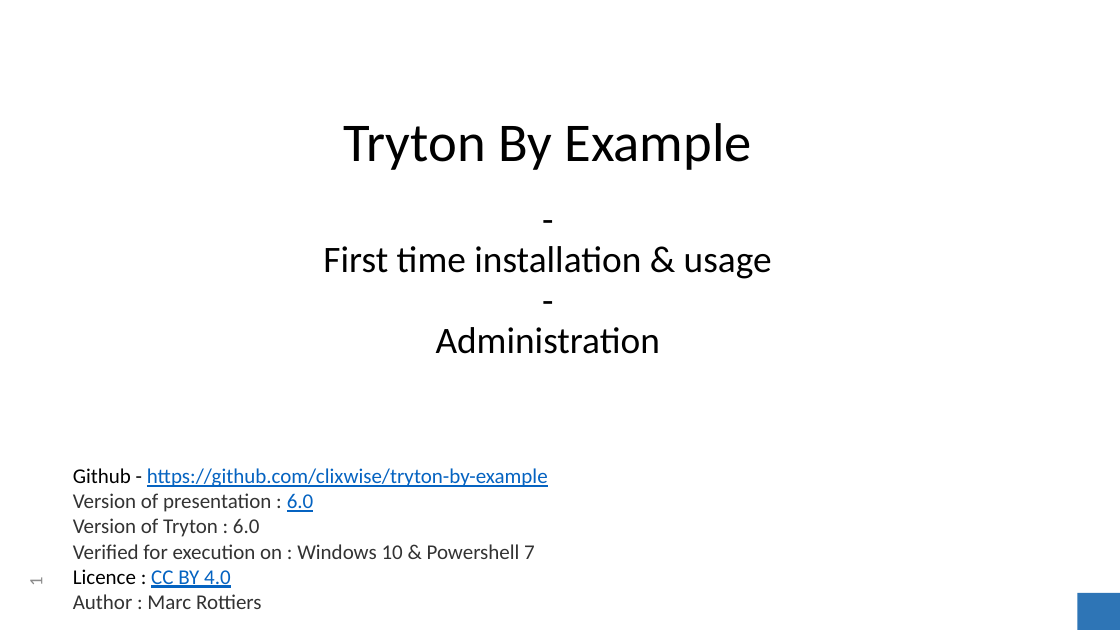
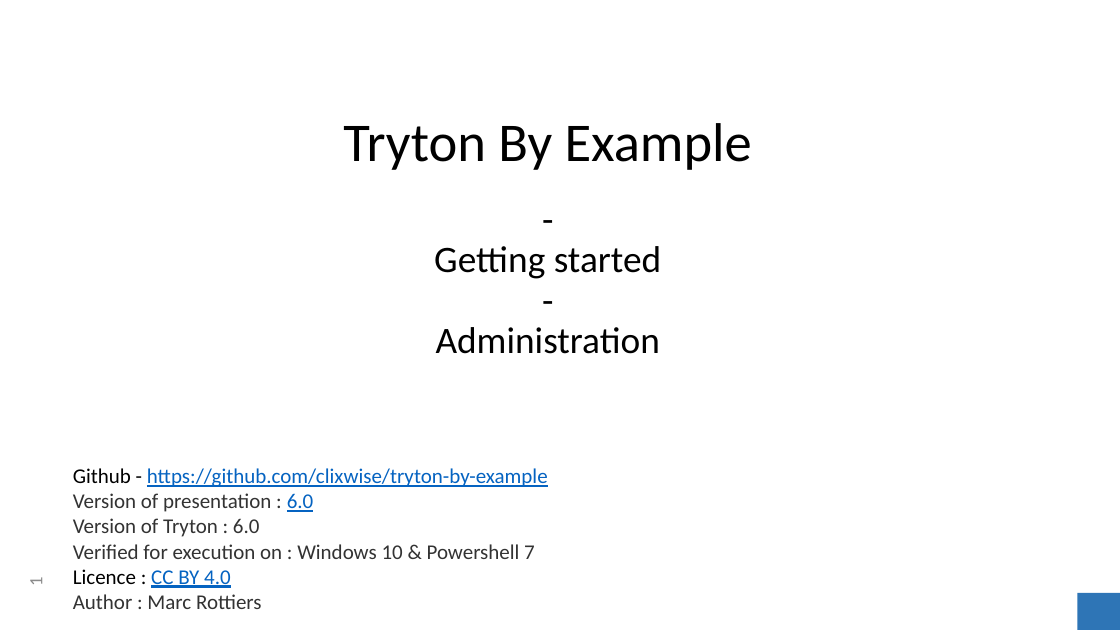
Before and after one commit to clixwise/tryton-by-example, a slide deck: slide 1 of Tryton 6.0 - Doc 00.01 - Installation & administration.pptx. Drawn at 1120x630 pixels with LibreOffice and Linux fonts; fonts in the diff are those of the drawing. Boxes give left, top, right and bottom in pixels: in the first picture for what was removed or moved away, otherwise in the second. Text is boxed around its words. In the diff, an @@ line names an element or a change of style, - is before the commit and + after.

```diff
--- a/Tryton 6.0 - Doc 00.01 - Installation & administration.pptx
+++ b/Tryton 6.0 - Doc 00.01 - Installation & administration.pptx
@@ title at (x1=434, y1=246, x2=661, y2=354): text changed @@
--
-First time installation & usage
--
-Administration
+-
+Getting started
+-
+Administration
```
Also in this commit, not shown: 2 other files.
